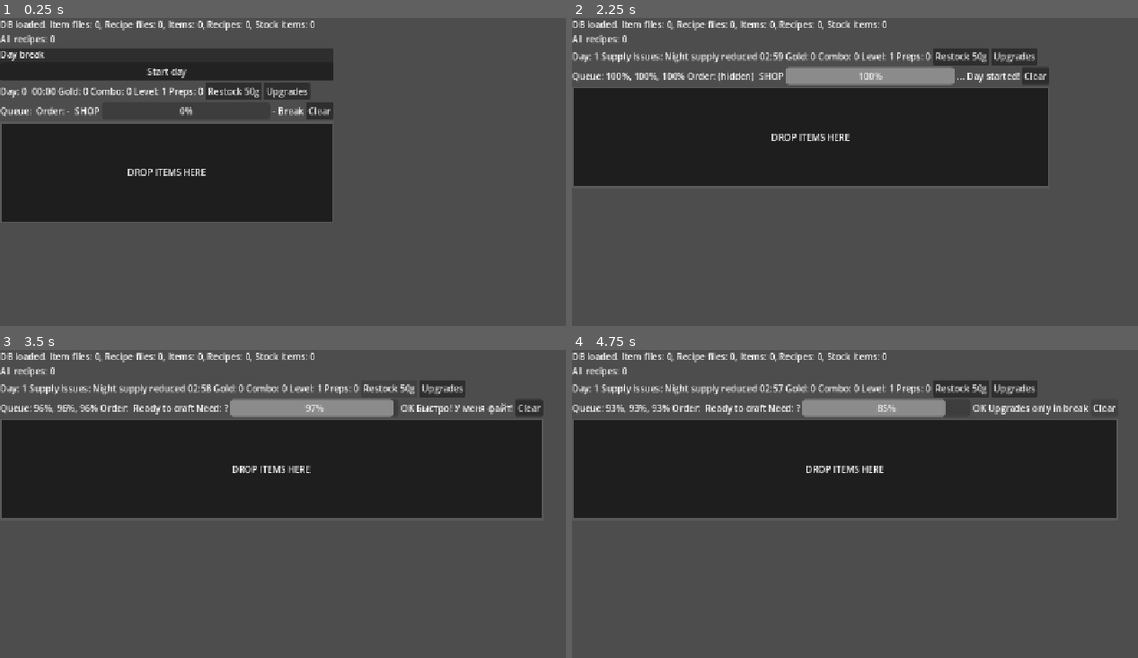
Above: before the commit, frames 1-4 (two rows, left to right).
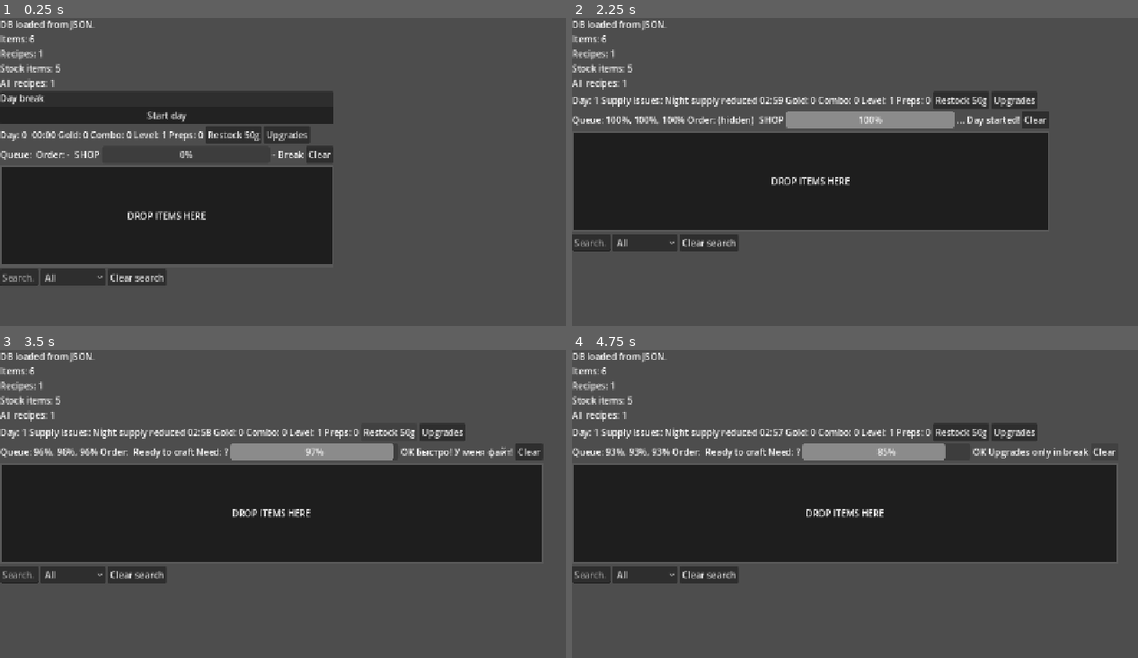
Above: after the commit, the same moments.

Repository: Kolin163/shopkeeper-tycoon
Game: Godot game, scene res://scenes/main.tscn
The game is run twice, just before and just after one commit, with the same random seed, the same clock (stepped at 60 frames per second) and the same inputs.
Inputs (mouse positions are in pixels of both pictures, inside the frame that each line leads up to):
- Up to frame 1 (0.25 s): no input
- Up to frame 2 (2.25 s): click (645, 276) at 0.5 s, where only the run after the commit has a clickable "All"; click (707, 276) at 1.25 s, where only the run after the commit has a clickable "Clear search"; click "Start day" at 2 s
- Up to frame 3 (3.5 s): click "Restock 50g" at 2.75 s
- Up to frame 4 (4.75 s): click "Upgrades" at 3.5 s; click "Clear" at 4.25 s

The runs differ from the first frame. In frame 1, 30% of the frame differs, in the area x 0-59%, y 0-87%; in frame 2, 31%; in frame 3, 34%, in the area x 0-97%, y 0-76%; in frame 4, 34%.

Commit message:
Add files via upload

Diff:
--- /dev/null
+++ b/data/items.json
@@ -0,0 +1,56 @@
+{
+  "boots_of_speed": {
+	"name_key": "item.boots_of_speed",
+	"category": "movement",
+	"type": "base",
+	"tier": 1,
+	"cost": 500,
+	"stock_max": 5,
+	"icon": ""
+  },
+"gloves_of_haste": {
+	"name_key": "item.gloves_of_haste",
+	"category": "movement",
+	"type": "base",
+	"tier": 1,
+	"cost": 500,
+	"stock_max": 5,
+	"icon": ""
+  },
+"band_of_elvenskin": {
+	"name_key": "item.band_of_elvenskin",
+	"category": "movement",
+	"type": "base",
+	"tier": 1,
+	"cost": 450,
+	"stock_max": 5,
+	"icon": ""
+  },
+"belt_of_strength": {
+	"name_key": "item.belt_of_strength",
+	"category": "movement",
+	"type": "base",
+	"tier": 1,
+	"cost": 450,
+	"stock_max": 5,
+	"icon": ""
+  },
+"robe_of_the_magi": {
+	"name_key": "item.robe_of_the_magi",
+	"category": "movement",
+	"type": "base",
+	"tier": 1,
+	"cost": 450,
+	"stock_max": 5,
+	"icon": ""
+  },
+  "power_treads": {
+	"name_key": "item.power_treads",
+	"category": "movement",
+	"type": "upgrade",
+	"tier": 2,
+	"cost": 1400,
+	"stock_max": 0,
+	"icon": ""
+  }
+}
--- /dev/null
+++ b/data/recipes.json
@@ -0,0 +1,12 @@
+{
+  "power_treads": {
+	"components": ["boots_of_speed", "gloves_of_haste"],
+	"requires_variant": true,
+	"variant_options": ["belt_of_strength", "robe_of_the_magi", "band_of_elvenskin"]
+  },
+  "magic_wand": {
+	"components": ["magic_stick", "iron_branch", "iron_branch"],
+	"requires_variant": false,
+	"variant_options": []
+  }
+}
--- a/scenes/shop/shop.tscn
+++ b/scenes/shop/shop.tscn
@@ -161,5 +161,33 @@
 [node name="CraftArea2" parent="VBoxContainer/CraftRow" unique_id=1018422500 instance=ExtResource("1_100s2")]
 layout_mode = 2
 
-[node name="ShelfFlow" type="HFlowContainer" parent="VBoxContainer" unique_id=1956339682]
+[node name="ShelfPanel" type="VBoxContainer" parent="VBoxContainer" unique_id=1862255580]
 layout_mode = 2
+
+[node name="ShelfHeader" type="HBoxContainer" parent="VBoxContainer/ShelfPanel" unique_id=1820815265]
+layout_mode = 2
+
+[node name="SearchEdit" type="LineEdit" parent="VBoxContainer/ShelfPanel/ShelfHeader" unique_id=1106156096]
+layout_mode = 2
+placeholder_text = "Search..."
+
+[node name="CategoryOption" type="OptionButton" parent="VBoxContainer/ShelfPanel/ShelfHeader" unique_id=612793939]
+layout_mode = 2
+item_count = 3
+popup/item_0/text = "All"
+popup/item_0/id = 0
+popup/item_1/text = "Base"
+popup/item_1/id = 1
+popup/item_2/text = "Scrolls"
+popup/item_2/id = 2
+
+[node name="ClearSearchButton" type="Button" parent="VBoxContainer/ShelfPanel/ShelfHeader" unique_id=1769463739]
+layout_mode = 2
+text = "Clear search"
+
+[node name="ShelfScroll" type="ScrollContainer" parent="VBoxContainer/ShelfPanel" unique_id=1899522736]
+layout_mode = 2
+
+[node name="ShelfGrid" type="GridContainer" parent="VBoxContainer/ShelfPanel/ShelfScroll" unique_id=737858471]
+layout_mode = 2
+columns = 8
--- a/scenes/tools/DataValidationRunner.tscn
+++ b/scenes/tools/DataValidationRunner.tscn
@@ -1,3 +1,15 @@
 [gd_scene format=3 uid="uid://cldxoucnncx2n"]
 
+[ext_resource type="Script" uid="uid://m60xoohu07md" path="res://src/tools/data_validation_runner.gd" id="1_wf0yt"]
+
 [node name="DataValidationRunner" type="Node" unique_id=1505632705]
+script = ExtResource("1_wf0yt")
+last_report = "VALIDATION REPORT
+Items loaded: 0
+Recipes loaded: 0
+Unique item ids: 0
+Recipes by result: 0
+Errors: 0
+Warnings: 0
+
+OK: no issues found."
--- a/src/core/data_manager.gd
+++ b/src/core/data_manager.gd
@@ -1,7 +1,7 @@
 extends Node
 
-@export var items_dir: String = "res://data/items"
-@export var recipes_dir: String = "res://data/recipes"
+@export var items_json_path: String = "res://data/items.json"
+@export var recipes_json_path: String = "res://data/recipes.json"
 
 const DEFAULT_STOCK_MAX := 20
 
@@ -10,8 +10,8 @@
 var all_recipes: Array[RecipeDef] = []
 
 # склад
-var stock: Dictionary = {}                  # StringName -> int (текущий)
-var stock_max_by_id: Dictionary = {}        # StringName -> int (максимум, уже "разрешённый" с дефолтом)
+var stock: Dictionary = {}                  # StringName -> int
+var stock_max_by_id: Dictionary = {}        # StringName -> int
 
 var load_report: String = ""
 
@@ -25,37 +25,98 @@
 	stock.clear()
 	stock_max_by_id.clear()
 
-	var item_files := _load_items_from_dir(items_dir)
-	var recipe_files := _load_recipes_from_dir(recipes_dir)
-
-	for r in recipes_by_result_id.values():
-		var rr := r as RecipeDef
-		if rr != null:
-			all_recipes.append(rr)
-
+	var items_src := _load_json_dict(items_json_path)
+	var recipes_src := _load_json_dict(recipes_json_path)
+
+	if items_src.is_empty():
+		load_report = "DB ERROR: items.json not loaded: %s" % items_json_path
+		return
+	if recipes_src.is_empty():
+		load_report = "DB ERROR: recipes.json not loaded: %s" % recipes_json_path
+		return
+
+	# 1) items -> ItemDef (in-memory)
+	for key in items_src.keys():
+		var id_s := String(key)
+		var row = items_src[key]
+		if not (row is Dictionary):
+			continue
+
+		var it := ItemDef.new()
+		it.id = StringName(id_s)
+		it.name_key = StringName(String(row.get("name_key", "item." + id_s)))
+		it.category = StringName(String(row.get("category", "misc")))
+		it.type = StringName(String(row.get("type", "base")))
+		it.tier = int(row.get("tier", 1))
+		it.cost = int(row.get("cost", 0))
+		it.stock_max = int(row.get("stock_max", 0))
+
+		var icon_path := String(row.get("icon", ""))
+		if not icon_path.is_empty() and ResourceLoader.exists(icon_path):
+			var tex := ResourceLoader.load(icon_path) as Texture2D
+			it.icon = tex
+
+		items_by_id[it.id] = it
+
+	# 2) recipes -> RecipeDef (in-memory, with references)
+	for key in recipes_src.keys():
+		var result_s := String(key)
+		var row = recipes_src[key]
+		if not (row is Dictionary):
+			continue
+
+		var result_id := StringName(result_s)
+		var result_item := get_item(result_id)
+		if result_item == null:
+			# рецепт на неизвестный предмет — пропускаем (потом валидатором отловишь)
+			continue
+
+		var r := RecipeDef.new()
+		r.result = result_item
+		r.requires_variant = bool(row.get("requires_variant", false))
+
+		# components
+		var comps = row.get("components", [])
+		if comps is Array:
+			for c in comps:
+				var cid := StringName(String(c))
+				var comp_item := get_item(cid)
+				if comp_item != null:
+					r.components.append(comp_item)
+
+		# variant options
+		var vars = row.get("variant_options", [])
+		if vars is Array:
+			for v in vars:
+				var vid := StringName(String(v))
+				var opt_item := get_item(vid)
+				if opt_item != null:
+					r.variant_options.append(opt_item)
+
+		recipes_by_result_id[result_id] = r
+		all_recipes.append(r)
+
+	# 3) deterministic order for autocraft
 	all_recipes.sort_custom(func(a: RecipeDef, b: RecipeDef) -> bool:
-		var ac := (a.result.cost if a != null and a.result != null else 0)
-		var bc := (b.result.cost if b != null and b.result != null else 0)
+		var ac := a.result.cost
+		var bc := b.result.cost
 		if ac != bc:
 			return ac > bc
-		var aid := (String(a.result.id) if a != null and a.result != null else "")
-		var bid := (String(b.result.id) if b != null and b.result != null else "")
-		return aid < bid
+		return String(a.result.id) < String(b.result.id)
 	)
 
+	# 4) stock tables (base only)
 	_build_stock_tables()
 
-	load_report = "DB loaded. Item files: %d, Recipe files: %d, Items: %d, Recipes: %d, Stock items: %d" % [
-		item_files, recipe_files, items_by_id.size(), all_recipes.size(), stock.size()
+	load_report = "DB loaded from JSON.\nItems: %d\nRecipes: %d\nStock items: %d" % [
+		items_by_id.size(), all_recipes.size(), stock.size()
 	]
 
 func _build_stock_tables() -> void:
-	# Склад ведём только для базовых предметов (type == "base")
 	for it in items_by_id.values():
 		var item := it as ItemDef
 		if item == null:
 			continue
-
 		if item.type != &"base":
 			continue
 
@@ -66,61 +127,34 @@
 		stock_max_by_id[item.id] = maxv
 		stock[item.id] = maxv
 
+func _load_json_dict(path: String) -> Dictionary:
+	if not FileAccess.file_exists(path):
+		return {}
+	var f := FileAccess.open(path, FileAccess.READ)
+	if f == null:
+		return {}
+	var text := f.get_as_text()
+	f.close()
+	var v = JSON.parse_string(text)
+	return v if typeof(v) == TYPE_DICTIONARY else {}
+
+# ----- API (как у тебя было) -----
+
 func get_item(id: StringName) -> ItemDef:
 	return items_by_id.get(id, null)
 
 func get_recipe(result_id: StringName) -> RecipeDef:
 	return recipes_by_result_id.get(result_id, null)
 
-func _load_items_from_dir(dir_path: String) -> int:
-	return _scan_dir_recursive(dir_path, func(path: String) -> void:
-		var item := ResourceLoader.load(path) as ItemDef
-		if item != null and item.id != StringName():
-			items_by_id[item.id] = item
-	)
-
-func _load_recipes_from_dir(dir_path: String) -> int:
-	return _scan_dir_recursive(dir_path, func(path: String) -> void:
-		var recipe := ResourceLoader.load(path) as RecipeDef
-		if recipe != null and recipe.result != null:
-			recipes_by_result_id[recipe.result.id] = recipe
-	)
-
-func _scan_dir_recursive(dir_path: String, on_file: Callable) -> int:
-	var count := 0
-	var entries: PackedStringArray = ResourceLoader.list_directory(dir_path)
-	entries.sort()
-
-	for name in entries:
-		if name.ends_with("/"):
-			count += _scan_dir_recursive(dir_path + "/" + name.trim_suffix("/"), on_file)
-			continue
-
-		var ext := name.get_extension().to_lower()
-		if ext != "tres" and ext != "res":
-			continue
-
-		on_file.call(dir_path + "/" + name)
-		count += 1
-
-	return count
-
-# ---- API склада ----
-
 func is_stocked(id: StringName) -> bool:
 	return stock_max_by_id.has(id)
 
 func get_stock(id: StringName) -> int:
 	return int(stock.get(id, 0))
 
-func get_stock_max(id: StringName) -> int:
-	if not is_stocked(id):
-		return 0
-	return int(stock_max_by_id[id])
-
 func get_stock_for_ui(id: StringName) -> int:
 	if not is_stocked(id):
-		return -1 # значит "∞"
+		return -1
 	return get_stock(id)
 
 func has_stock(id: StringName) -> bool:
@@ -137,6 +171,13 @@
 	stock[id] = s - 1
 	return true
 
+func add_stock(id: StringName, amount: int = 1) -> void:
+	if not is_stocked(id):
+		return
+	var maxv := int(stock_max_by_id[id])
+	var s := int(stock.get(id, 0))
+	stock[id] = clampi(s + amount, 0, maxv)
+
 func restock_all() -> void:
 	for id in stock_max_by_id.keys():
 		stock[id] = int(stock_max_by_id[id])
@@ -151,17 +192,10 @@
 func add_stock_capacity_bonus(amount: int) -> void:
 	for id in stock_max_by_id.keys():
 		stock_max_by_id[id] = int(stock_max_by_id[id]) + amount
-		# текущий stock не увеличиваем, только не даём превысить новый max
 		var s := int(stock.get(id, 0))
 		stock[id] = min(int(stock_max_by_id[id]), s)
 
-func add_stock(id: StringName, amount: int = 1) -> void:
-	if not is_stocked(id):
-		return
-	var maxv := int(stock_max_by_id[id])
-	var s := int(stock.get(id, 0))
-	stock[id] = clampi(s + amount, 0, maxv)
-
+# --- state for saves ---
 func get_stock_state() -> Dictionary:
 	var d: Dictionary = {}
 	for id in stock.keys():
--- a/src/data/item_def.gd
+++ b/src/data/item_def.gd
@@ -4,6 +4,7 @@
 @export var id: StringName
 @export var name_key: StringName # пример: &"item.power_treads"
 @export var type: StringName = &"base" # base / upgrade / recipe_scroll
+@export var category: StringName = &"misc"
 @export var tier: int = 1
 @export var cost: int = 0
 @export var icon: Texture2D
--- a/src/shop/shop.gd
+++ b/src/shop/shop.gd
@@ -38,7 +38,9 @@
 @onready var btn_no_deal: Button = $VBoxContainer/OrderBar/BargainRow/BtnNoDeal
 
 @onready var craft_row: HBoxContainer = $VBoxContainer/CraftRow
-@onready var shelf_flow: Control = $VBoxContainer/ShelfFlow
+@onready var search_edit: LineEdit = $VBoxContainer/ShelfPanel/ShelfHeader/SearchEdit
+@onready var category_option: OptionButton = $VBoxContainer/ShelfPanel/ShelfHeader/CategoryOption
+@onready var shelf_grid: GridContainer = $VBoxContainer/ShelfPanel/ShelfScroll/ShelfGrid
 
 @onready var day_break_panel: PanelContainer = $VBoxContainer/DayBreakPanel
 @onready var start_day_button: Button = $VBoxContainer/DayBreakPanel/VBoxContainer/StartDayButton
@@ -104,7 +106,7 @@
 var bargain_active := false
 var bargain_discount_mult := 1.0
 var bargain_patience_bonus := 0.0
-
+var _cat_index_to_id: Dictionary = {} # int -> StringName
 # -----------------------------
 # Content (MVP)
 # -----------------------------
@@ -115,10 +117,10 @@
 ]
 
 var shelf_ids: Array[StringName] = [
-	&"boots",
-	&"gloves",
+	&"boots_of_speed",
+	&"gloves_of_haste",
 	&"belt_of_strength",
-	&"robe_of_magi",
+	&"robe_of_the_magi",
 	&"band_of_elvenskin",
 	&"magic_stick",
 	&"iron_branch",
@@ -164,14 +166,15 @@
 	btn_no_deal.pressed.connect(_reject_bargain)
 
 	# init world
-	_build_shelf()
 	_collect_craft_areas()
 	_apply_tables()
+	_setup_shelf_catalog_ui()
+	_rebuild_shelf_catalog()
 
 	# progression
 	progression.setup(order_pool, shelf_ids)
 	progression.level_changed.connect(func(_lvl: int) -> void:
-		_build_shelf()
+		_rebuild_shelf_catalog()
 		_update_shelf_badges()
 		_refresh_upgrades_ui()
 	)
@@ -464,24 +467,70 @@
 	for i in range(craft_areas.size()):
 		craft_areas[i].set_enabled(i < n)
 
-func _build_shelf() -> void:
-	for c in shelf_flow.get_children():
+func _rebuild_shelf_catalog() -> void:
+	var sel_idx := category_option.get_selected()
+	var sel_cat: StringName = _cat_index_to_id.get(sel_idx, &"__all__")
+	# очистка грида
+	for c in shelf_grid.get_children():
 		c.queue_free()
 	shelf_items.clear()
 
+	var query := search_edit.text.strip_edges().to_lower()
+	var cat := category_option.get_selected_id()
+
+	# соберём список кандидатов
+	var candidates: Array[ItemDef] = []
+	for it in DataManager.items_by_id.values():
+		var item := it as ItemDef
+		if item == null:
+			continue
+
+		if sel_cat != &"__all__" and item.category != sel_cat:
+			continue
+
+		# показываем только то, что игрок может "взять руками" с полки
+		if item.type != &"base" and item.type != &"recipe_scroll":
+			continue
+
+		# прогрессия
+		if item.tier > progression.shop_level:
+			continue
+
+		# категории v1
+		if cat == 1 and item.type != &"base":
+			continue
+		if cat == 2 and item.type != &"recipe_scroll":
+			continue
+
+		# поиск: по локализованному имени, fallback на id
+		if not query.is_empty():
+			var name := tr(String(item.name_key)).to_lower()
+			var id_s := String(item.id).to_lower()
+			if name.find(query) == -1 and id_s.find(query) == -1:
+				continue
+
+		candidates.append(item)
+
+	# сортировка v1: сначала то, что есть на складе, потом по cost, потом по id
+	candidates.sort_custom(func(a: ItemDef, b: ItemDef) -> bool:
+		var a_has := DataManager.has_stock(a.id)
+		var b_has := DataManager.has_stock(b.id)
+		if a_has != b_has:
+			return a_has and not b_has
+		if a.cost != b.cost:
+			return a.cost < b.cost
+		return String(a.id) < String(b.id)
+	)
+
 	var shelf_item_scene := preload("res://scenes/ui/shelf_item.tscn")
-
-	for id in shelf_ids:
-		var def := DataManager.get_item(id)
-		if def == null:
-			continue
-		if def.tier > progression.shop_level:
-			continue
-
+	for item in candidates:
 		var node := shelf_item_scene.instantiate() as ShelfItem
-		node.item = def
-		shelf_flow.add_child(node)
+		node.item = item
+		shelf_grid.add_child(node)
 		shelf_items.append(node)
+
+	# после перестройки сразу обновим бейджи
+	_update_shelf_badges()
 
 func _update_shelf_badges() -> void:
 	for shelf in shelf_items:
@@ -491,6 +540,48 @@
 			else:
 				shelf._apply_view()
 
+func _setup_shelf_catalog_ui() -> void:
+	_cat_index_to_id.clear()
+	category_option.clear()
+
+	# 0) All
+	category_option.add_item("All")
+	_cat_index_to_id[0] = &"__all__"
+
+	# Собираем категории из данных (только то, что может быть на полке)
+	var cats: Dictionary = {} # StringName -> true
+	for it in DataManager.items_by_id.values():
+		var item := it as ItemDef
+		if item == null:
+			continue
+		if item.type != &"base" and item.type != &"recipe_scroll":
+			continue
+		cats[item.category] = true
+
+	# Сортируем
+	var cat_list: Array[StringName] = []
+	for k in cats.keys():
+		cat_list.append(k)
+	cat_list.sort_custom(func(a: StringName, b: StringName) -> bool:
+		return String(a) < String(b)
+	)
+
+	# Добавляем в OptionButton
+	for cat_id in cat_list:
+		var idx := category_option.item_count
+		category_option.add_item(_cat_title(cat_id))
+		_cat_index_to_id[idx] = cat_id
+
+	search_edit.text_changed.connect(func(_t: String) -> void:
+		_rebuild_shelf_catalog()
+	)
+	category_option.item_selected.connect(func(_idx: int) -> void:
+		_rebuild_shelf_catalog()
+	)
+
+func _cat_title(cat_id: StringName) -> String:
+	# v1: просто показываем id, можно сделать красивее/локализовать позже
+	return String(cat_id)
 # -----------------------------
 # Delivery / Need label
 # -----------------------------
@@ -1002,7 +1093,7 @@
 
 	# применяем эффекты на сцену
 	_apply_tables()
-	_build_shelf()
+	_rebuild_shelf_catalog()
 	_update_shelf_badges()
 	_refresh_upgrades_ui()
 
--- a/src/systems/progression.gd
+++ b/src/systems/progression.gd
@@ -54,7 +54,8 @@
 	return it != null and it.tier <= shop_level
 
 func _is_base_available(id: StringName) -> bool:
-	return shelf_ids.has(id) and _is_unlocked_item(id)
+	var it := DataManager.get_item(id)
+	return it != null and (it.type == &"base" or it.type == &"recipe_scroll") and it.tier <= shop_level
 
 func _can_craft_at_level(id: StringName) -> bool:
 	return _can_craft_at_level_impl(id, [])
